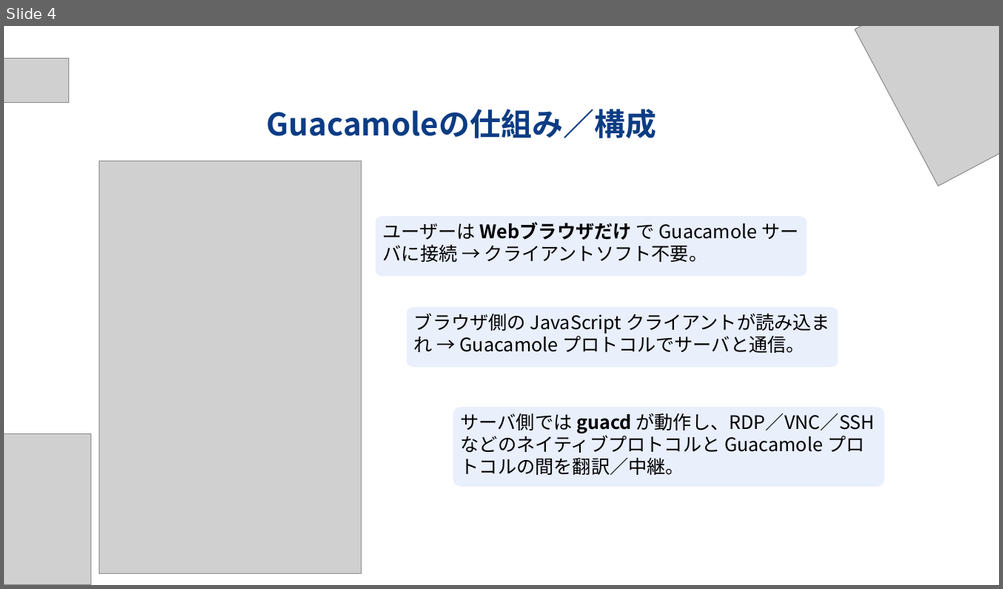
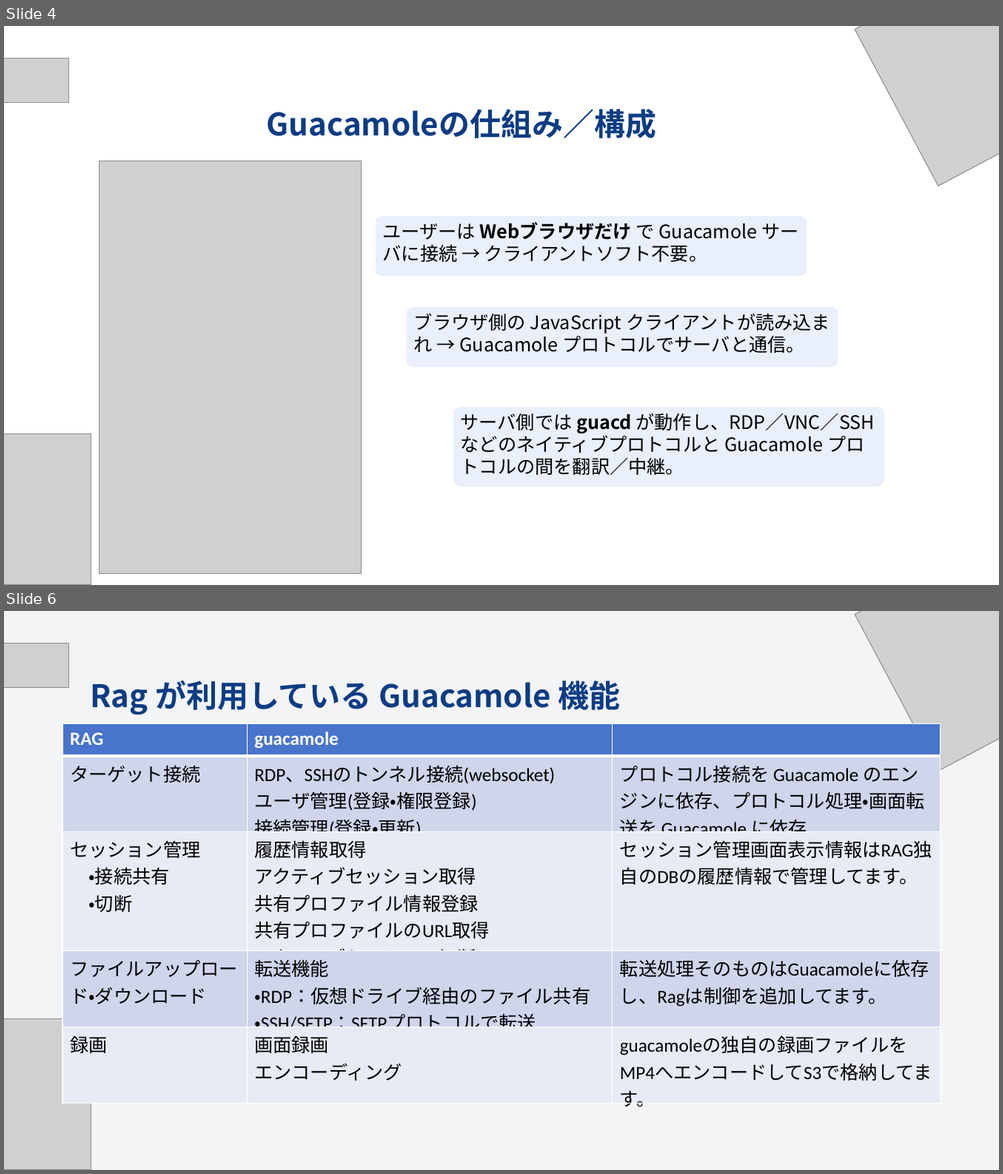
Before and after one commit to fyh0074/0074, a slide deck: RagとGuacamole：関係と仕組みの紹介.pptx. Shown one above the other, each under a label of ours: slide 4 before the commit, slides 4 and 6 after it; the slides between them are not shown. The pictures are 1003x589 and 1003x1174 pixels, drawn with LibreOffice and Linux fonts; fonts in the diff are those of the drawing; grey boxes stand for pictures; background and template pictures are left out. Boxes give left, top, right and bottom in pixels: in the first picture for what was removed or moved away, otherwise in the second. Text is boxed around its words. In the diff, an @@ line names an element or a change of style, - is before the commit and + after.

```diff
--- a/RagとGuacamole：関係と仕組みの紹介.pptx
+++ b/RagとGuacamole：関係と仕組みの紹介.pptx
@@ slide 6 added at [4,611,999,1170], background picture (left out) @@
@@ picture added at [854,611,999,772] @@
@@ picture added at [4,643,68,687] @@
@@ text added at [90,680,620,715], 30 pt, text #0C3C84, bold @@
+Rag が利用している Guacamole 機能
@@ table added at [62,723,940,1111], 5 rows, 3 columns @@
+RAG | guacamole | 
+ターゲット接続 | RDP、SSHのトンネル接続(websocket) / ユーザ管理(登録・権限登録) 接続管理(登録・更新) | プロトコル接続を Guacamole のエンジンに依存、プロトコル処理・画面転送を Guacamole に依存
+セッション管理 ・接続共有 ・切断 | 履歴情報取得 アクティブセッション取得 共有プロファイル情報登録 共有プロファイルのURL取得 アクティブセッション切断 | セッション管理画面表示情報はRAG独自のDBの履歴情報で管理してます。
+ファイルアップロード・ダウンロード | 転送機能 ・RDP：仮想ドライブ経由のファイル共有 ・SSH/SFTP：SFTPプロトコルで転送 | 転送処理そのものはGuacamoleに依存し、Ragは制御を追加してます。
+録画 | 画面録画 エンコーディング | guacamoleの独自の録画ファイルをMP4へエンコードしてS3で格納してます。
@@ picture added at [4,1019,91,1170] @@
```
Also in this commit, not shown: 4 slides changed, 2 slides removed.
